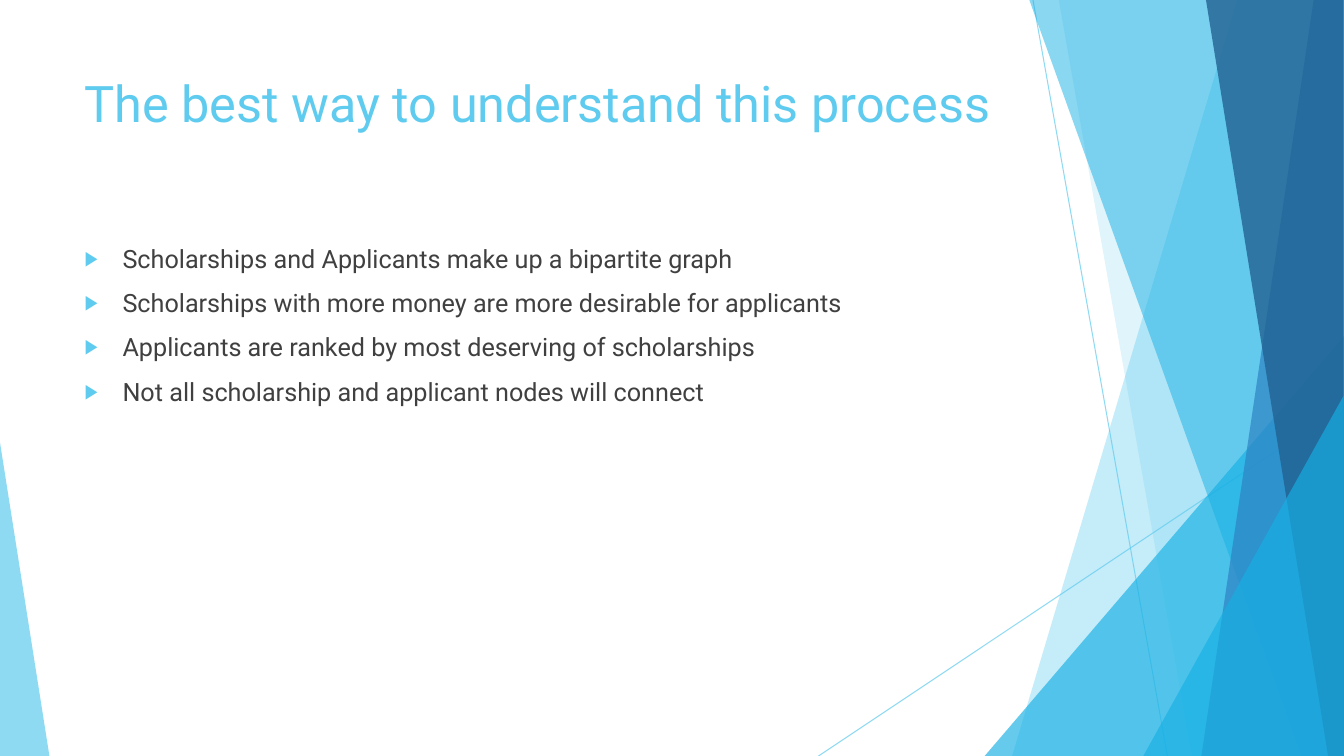
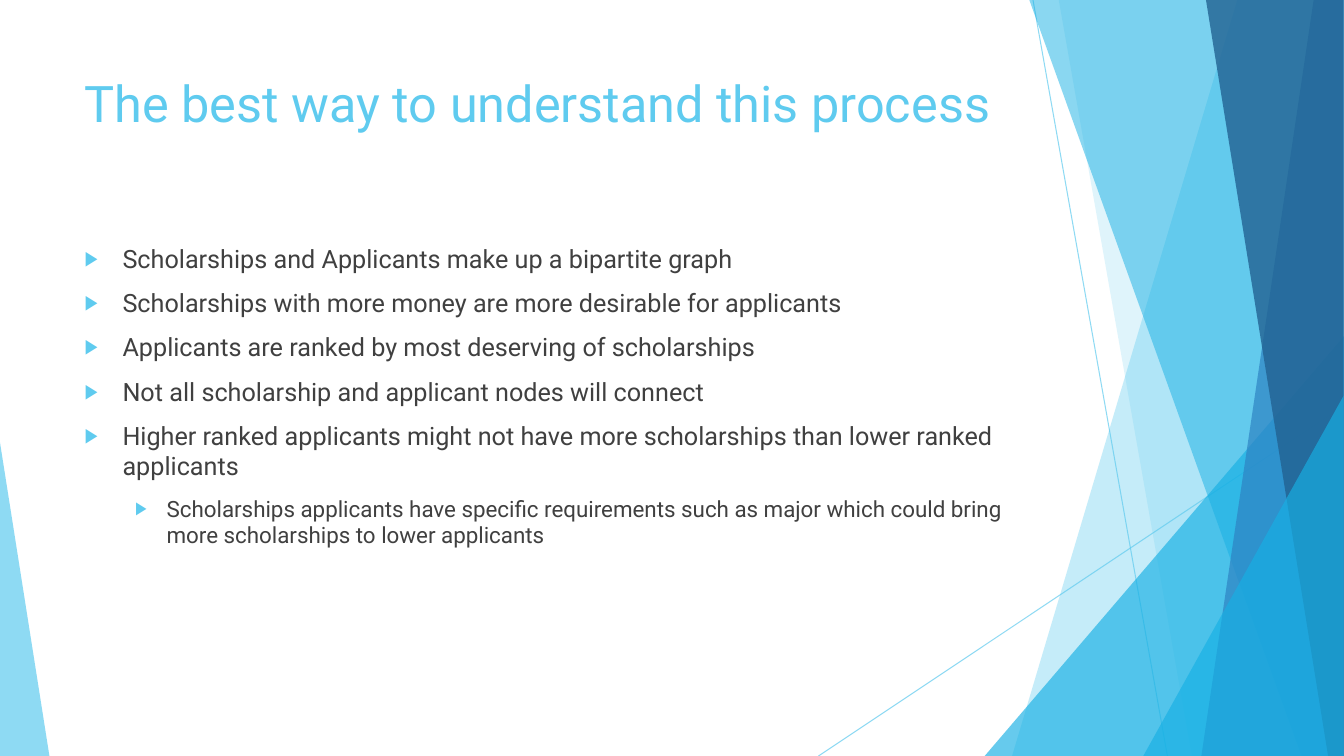
Before and after one commit to dmerson/ArizonaMastersCapstone, a slide deck: slide 3 of Documents/Basic Scholarship Awarding Graphs.pptx. Drawn at 1344x756 pixels with LibreOffice and Linux fonts; fonts in the diff are those of the drawing. Boxes give left, top, right and bottom in pixels: in the first picture for what was removed or moved away, otherwise in the second. Text is boxed around its words. In the diff, an @@ line names an element or a change of style, - is before the commit and + after.

```diff
--- a/Documents/Basic Scholarship Awarding Graphs.pptx
+++ b/Documents/Basic Scholarship Awarding Graphs.pptx
@@ text at <box>123,426,1001,548</box>: paragraphs added @@
+▶ Higher ranked applicants might not have more scholarships than lower ranked applicants
+  ▶ Scholarships applicants have specific requirements such as major which could bring more scholarships to lower applicants
```
Also in this commit, not shown: 8 other slides changed, 1 slide added, 1 other file.
